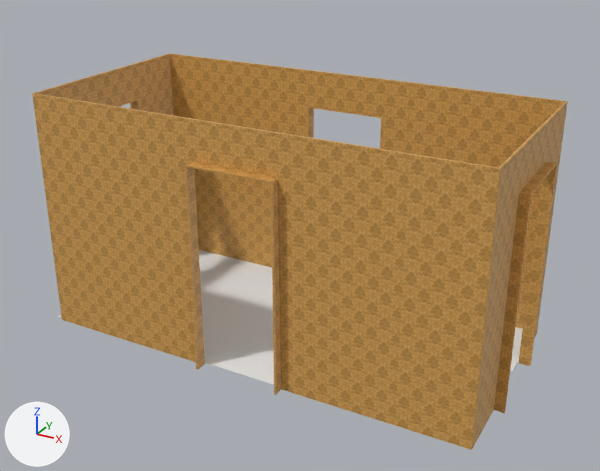
What one commit did to the FBX model Assets/_Project/Art/Models/Apartment/Rooms/Room_Hallway.fbx.
Camera for both pictures: a 50 mm camera at (13.0, 2.88, 11.8) aimed at (7.58, 12.74, 6.87). The axes (+X, +Y, +Z) are drawn at lower left. The lights are the same throughout. The older version comes first. Where no turn or scale is listed for an object, it has been applied to the vertices.

Script lines for the objects in view, before the commit:
```python
me_plane_015 = bpy.data.meshes.new('Plane.015')
me_plane_015.from_pydata([(-1.62, 1.62, 0.0), (-1.62, -1.62, 0.0), (1.73, 1.62, 0.0), (1.73, -1.62, 0.0), (5.2, 1.62, 0.0), (5.2, -1.62, 0.0)], [], [(0, 1, 3, 2), (2, 3, 5, 4)])
me_plane_015.materials.append(mat_floor1)  # white #e7e7e7
me_scene_097 = bpy.data.meshes.new('Scene.097')
me_scene_097.from_pydata(...)  # 104 vertices, 104 faces; spans x -3.54..3.54, y -1.76..1.76, z -1.91..1.77
me_scene_097.materials.append(mat_wallpaper1)  # picture img_wallpaper256_jpg
ob_plane_015 = bpy.data.objects.new('Plane.015', me_plane_015)
ob_plane_015.location = (5.58, 12.89, 5.25)
ob_walls_004 = bpy.data.objects.new('Walls.004', me_scene_097)
ob_walls_004.location = (7.43, 12.88, 7.13)
```
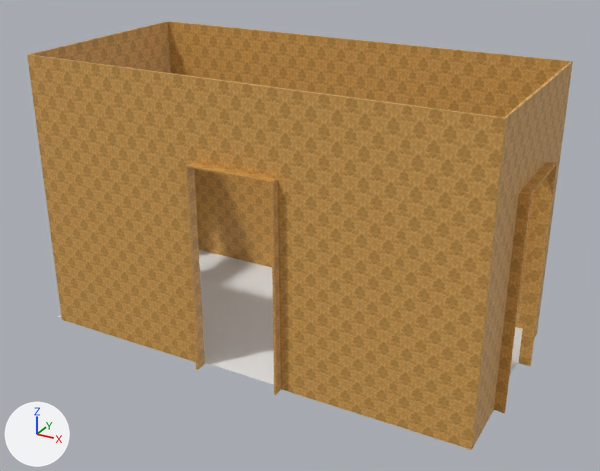
Changed parts and their boxes [x1, y1, x2, y2] in the pictures (600 x 471 px; the box of a moved part takes in the faces that stretch with it):
```json
{"object": "Walls.004", "change": "reshaped", "before": [32, 53, 568, 450], "after": [27, 21, 573, 450], "on screen": "8% taller"}
{"part": 1, "of": "me_scene_097", "change": "moved or reshaped", "before": [32, 53, 568, 221], "after": [27, 21, 573, 221]}
```

Scene script edits in JSON lines:
```json
{"block": "me_scene_097", "where": "# used by ob_walls_004; location = (7.43, 12.88, 7.13)"}
{"op": "remove", "block": "me_scene_097", "code": "me_scene_097.from_pydata(...)  # 104 vertices, 104 faces; spans x -3.54..3.54, y -1.76..1.76, z -1.91..1.77"}
{"op": "add", "block": "me_scene_097", "code": "me_scene_097.from_pydata(...)  # 104 vertices, 104 faces; spans x -3.54..3.54, y -1.76..1.76, z -1.91..2.32"}
{"block": "me_scene_097", "change": "me_scene_097 part 1: all 24 vertices in x -3.4..3.4, y -1.62..1.62, z 1.77 are moved by (0.0, 0.0, 0.55)"}
```
